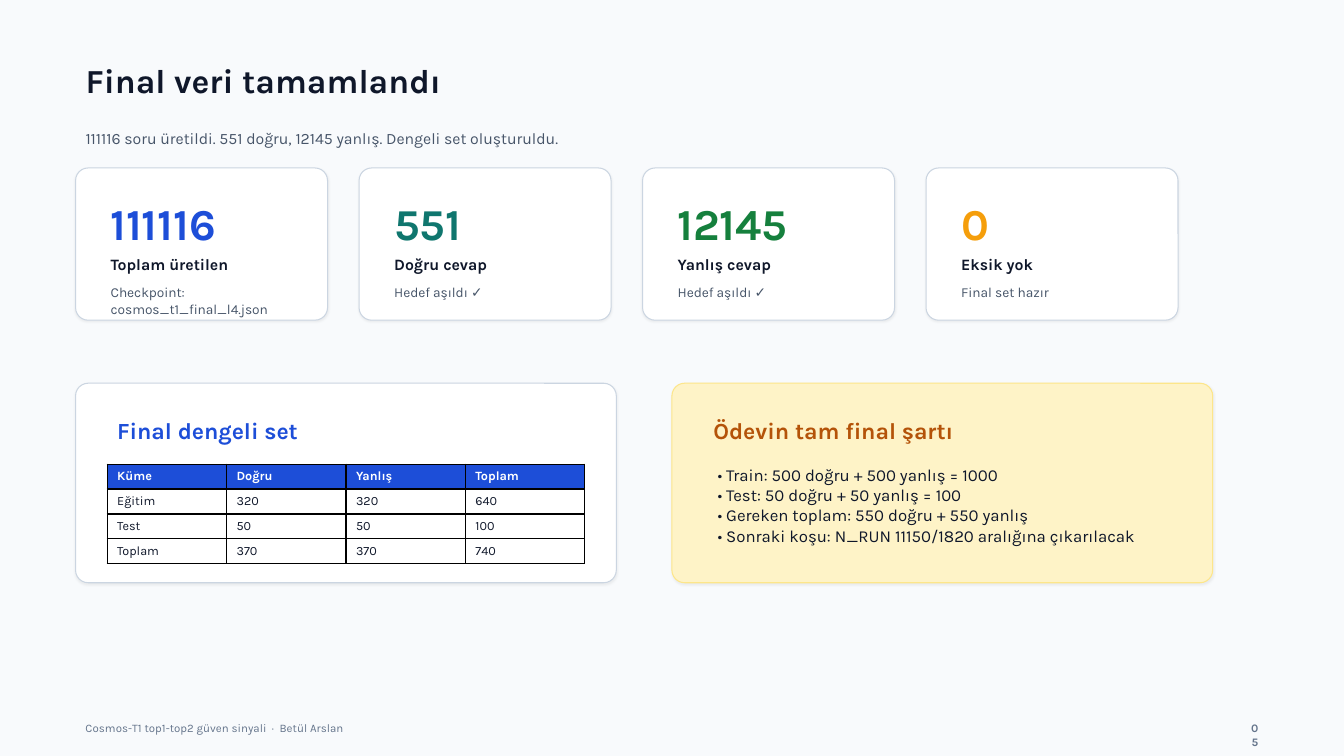
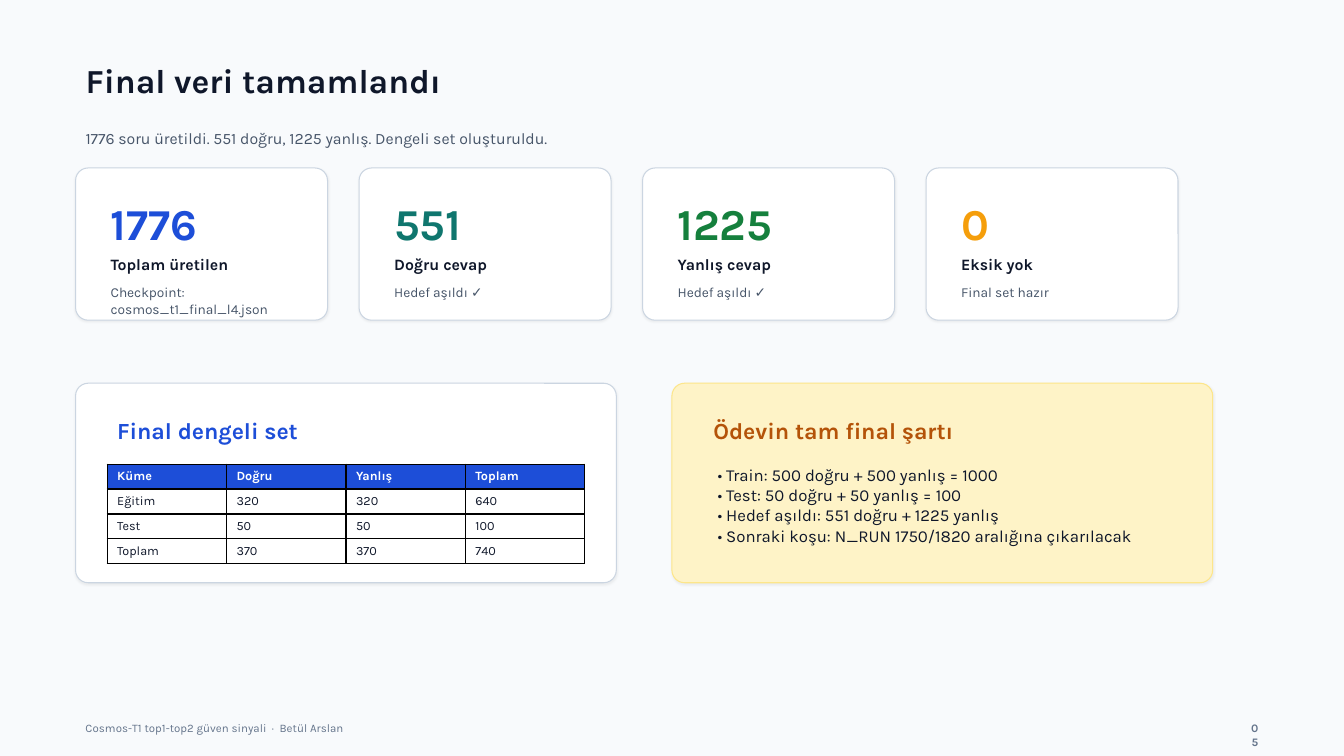
Before and after one commit to betullarslan-cpu/cosmos-t1-confidence-prediction, a slide deck: slide 5 of sunum.pptx. Drawn at 1344x756 pixels with LibreOffice and Linux fonts; fonts in the diff are those of the drawing. Boxes give left, top, right and bottom in pixels: in the first picture for what was removed or moved away, otherwise in the second. Text is boxed around its words. In the diff, an @@ line names an element or a change of style, - is before the commit and + after.

```diff
--- a/sunum.pptx
+++ b/sunum.pptx
@@ text at bbox=[86, 133, 547, 148]: text changed @@
-111116 soru üretildi. 551 doğru, 12145 yanlış. Dengeli set oluşturuldu.
+1776 soru üretildi. 551 doğru, 1225 yanlış. Dengeli set oluşturuldu.
@@ text at bbox=[111, 211, 197, 241]: text changed @@
-111116
+1776
@@ text at bbox=[678, 211, 773, 241]: text changed @@
-12145
+1225
@@ text at bbox=[726, 509, 1132, 546]: text changed @@
-• Gereken toplam: 550 doğru + 550 yanlış
-• Sonraki koşu: N_RUN 11150/1820 aralığına çıkarılacak
+• Hedef aşıldı: 551 doğru + 1225 yanlış
+• Sonraki koşu: N_RUN 1750/1820 aralığına çıkarılacak
```
Also in this commit, not shown: 8 other slides changed, 1 other file.
